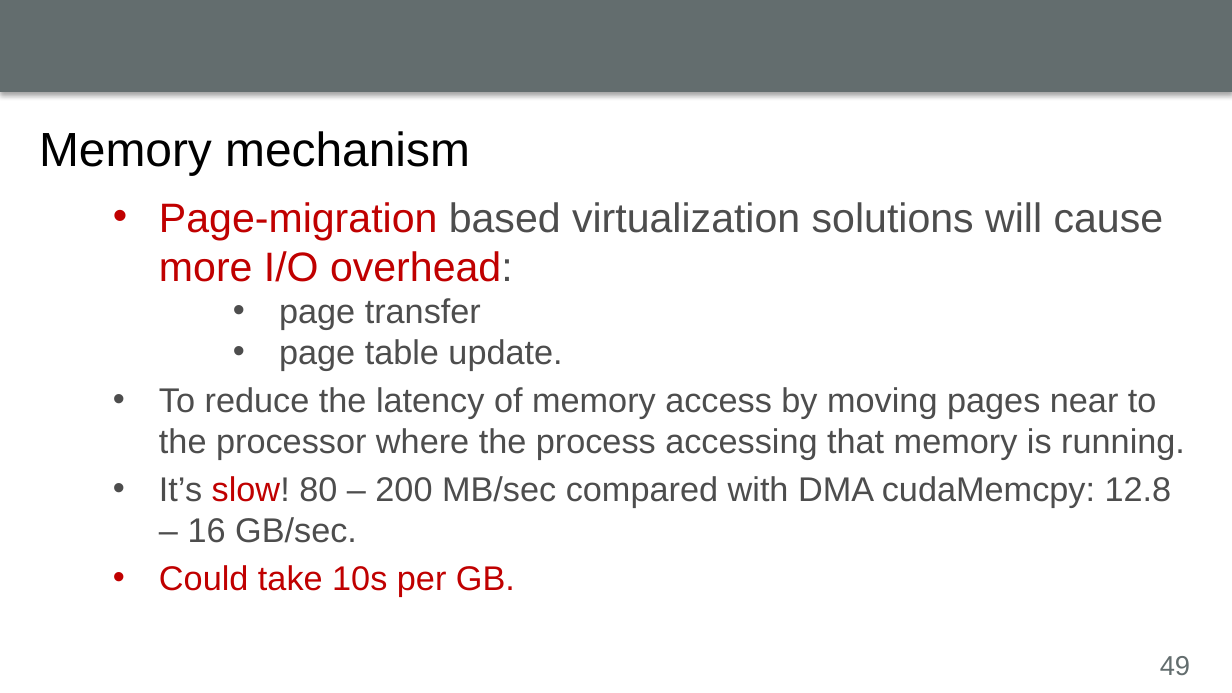
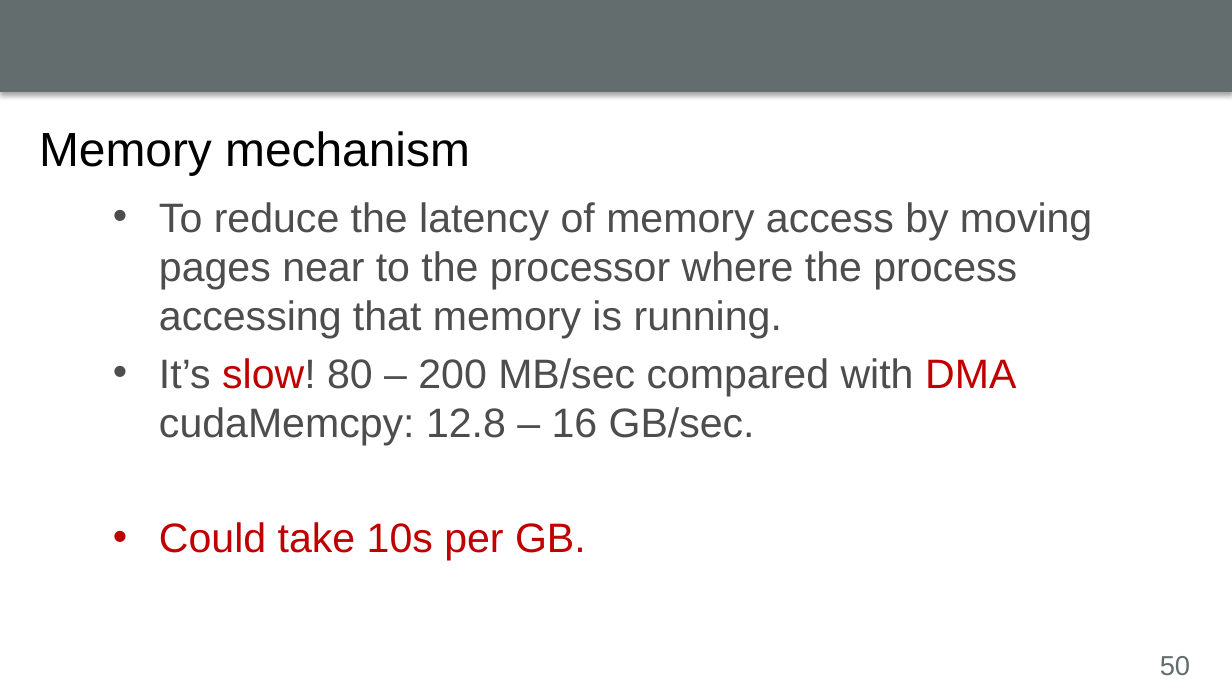
Before and after one commit to luyuliu/CSE-5194, a slide deck: slide 50 of presentation/presentation.pptx (slide 49 before the commit). Drawn at 1232x693 pixels with LibreOffice and Linux fonts; fonts in the diff are those of the drawing; background and template pictures are left out. Boxes give left, top, right and bottom in pixels: in the first picture for what was removed or moved away, otherwise in the second. Text is boxed around its words. In the diff, an @@ line names an element or a change of style, - is before the commit and + after.

```diff
--- a/presentation/presentation.pptx
+++ b/presentation/presentation.pptx
@@ text "To reduce the latency of ..." at [101,185,1210,642]: size 20 to 24 pt; text colour #4D4D4D to #C00000 in "DMA" @@
@@ text at [159,202,1164,371]: paragraphs removed @@
-• Page-migration based virtualization solutions will cause more I/O overhead:
-      • page transfer
-      • page table update.
@@ page number at [1160,656,1190,675]: text changed @@
-49
+50
```
Also in this commit, not shown: 19 other slides changed, 2 slides added.
